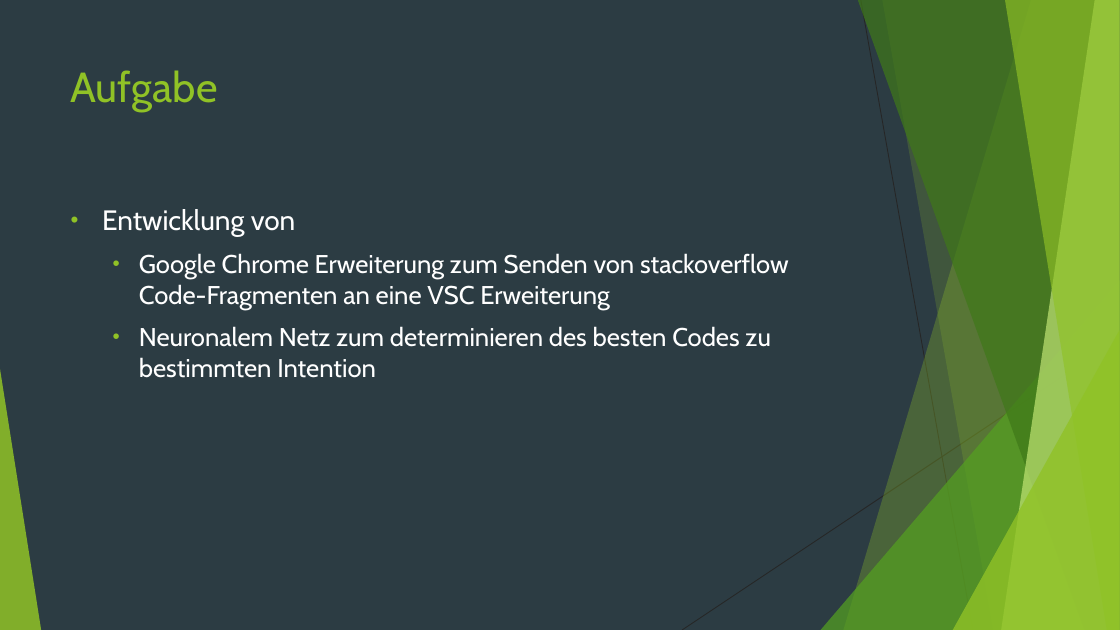
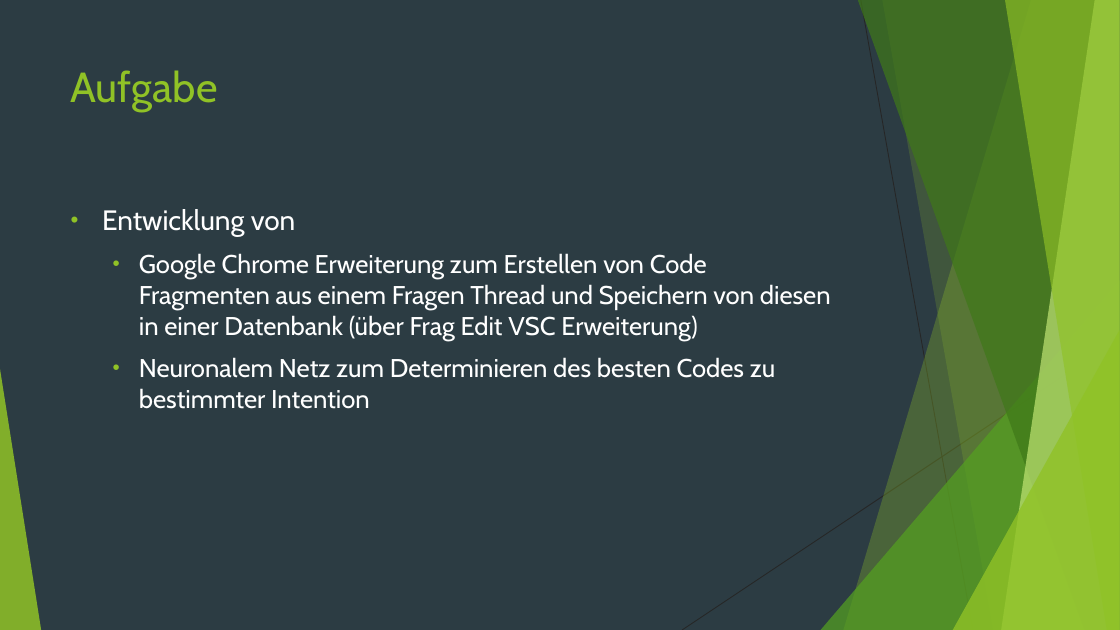
Before and after one commit to sgimmini/frag.extract.a, a slide deck: slide 3 of weekly_presentations/frag.extract_2019-08-22_Abschluss.pptx (slide 4 before the commit). Drawn at 1120x630 pixels with LibreOffice and Linux fonts; fonts in the diff are those of the drawing. Boxes give left, top, right and bottom in pixels: in the first picture for what was removed or moved away, otherwise in the second. Text is boxed around its words. In the diff, an @@ line names an element or a change of style, - is before the commit and + after.

```diff
--- a/weekly_presentations/frag.extract_2019-08-22_Abschluss.pptx
+++ b/weekly_presentations/frag.extract_2019-08-22_Abschluss.pptx
@@ text at box(139, 253, 831, 409): text changed @@
-  • Google Chrome Erweiterung zum Senden von stackoverflow Code-Fragmenten an eine VSC Erweiterung
-  • Neuronalem Netz zum determinieren des besten Codes zu bestimmten Intention
+  • Google Chrome Erweiterung zum Erstellen von Code Fragmenten aus einem Fragen Thread und Speichern von diesen in einer Datenbank (über Frag Edit VSC Erweiterung)
+  • Neuronalem Netz zum Determinieren des besten Codes zu bestimmter Intention
```
Also in this commit, not shown: 15 other slides changed, 1 slide removed.
